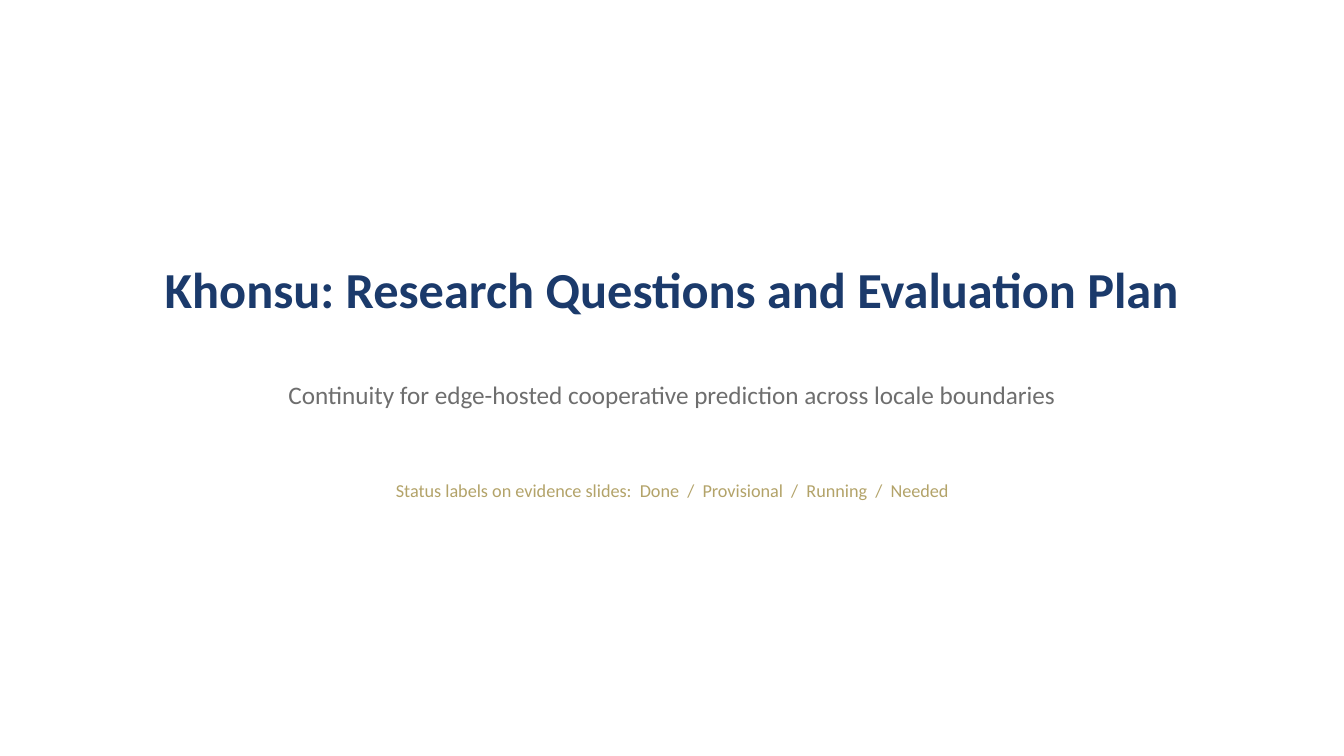
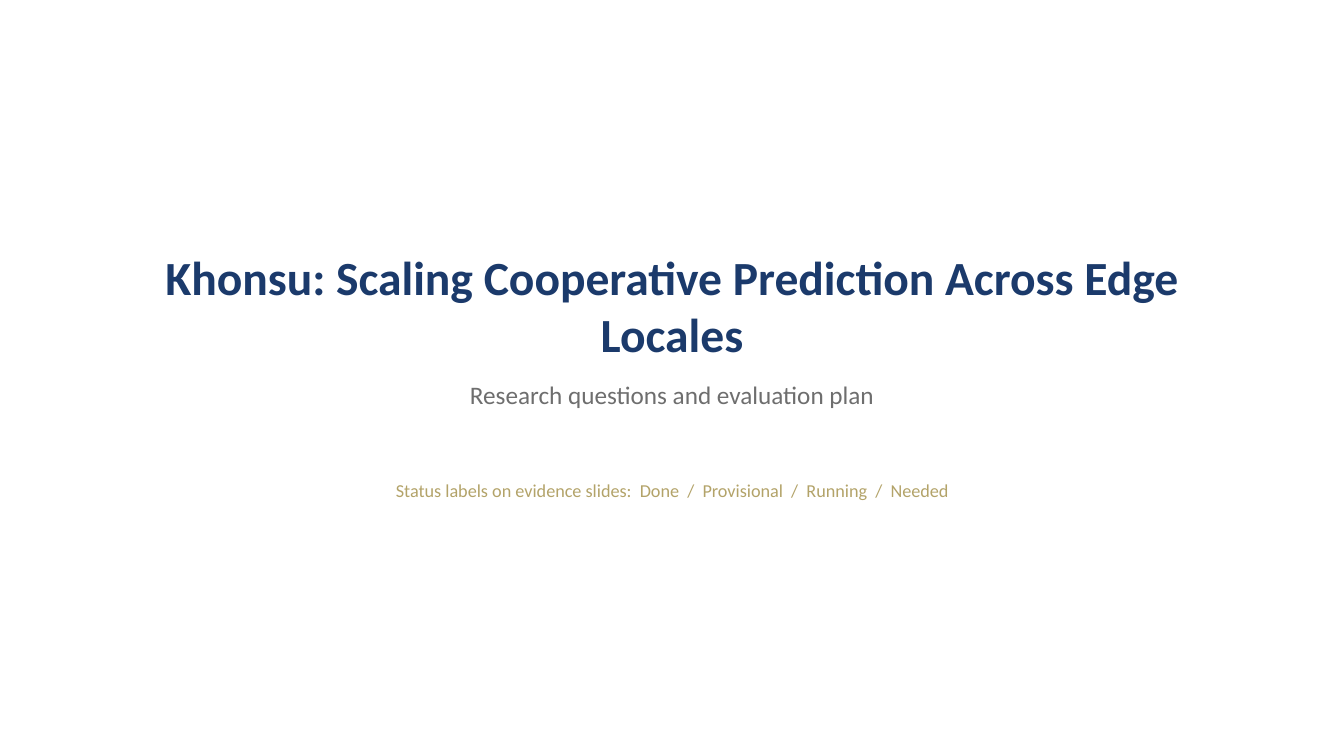
Before and after one commit to tlandle/eCAV, a slide deck: slide 1 of docs/kb/decks/khonsu_story_2026-09-04.pptx. Drawn at 1344x756 pixels with LibreOffice and Linux fonts; fonts in the diff are those of the drawing. Boxes give left, top, right and bottom in pixels: in the first picture for what was removed or moved away, otherwise in the second. Text is boxed around its words. In the diff, an @@ line names an element or a change of style, - is before the commit and + after.

Commit message:
KB: reframe, corridor capstone, eval session T13 plan; deck baseline

```diff
--- a/docs/kb/decks/khonsu_story_2026-09-04.pptx
+++ b/docs/kb/decks/khonsu_story_2026-09-04.pptx
@@ text at <box>165,261,1178,353</box>: text changed; size 36 to 34 pt @@
-Khonsu: Research Questions and Evaluation Plan
+Khonsu: Scaling Cooperative Prediction Across Edge Locales
@@ text at <box>470,386,873,408</box>: text changed @@
-Continuity for edge-hosted cooperative prediction across locale boundaries
+Research questions and evaluation plan
```
Also in this commit, not shown: 7 other slides changed, 8 slides added, 8 slides removed, 1 other file.
